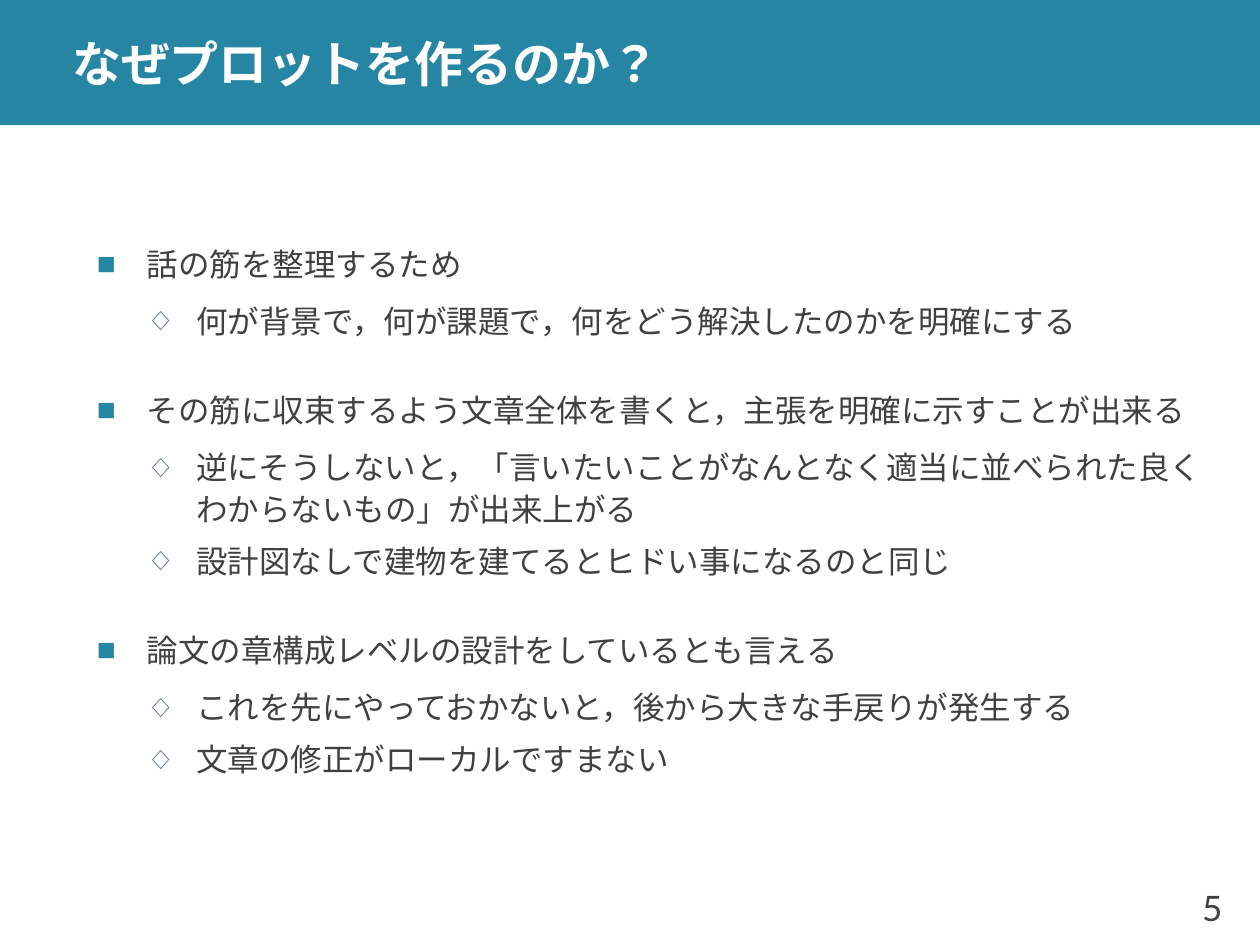
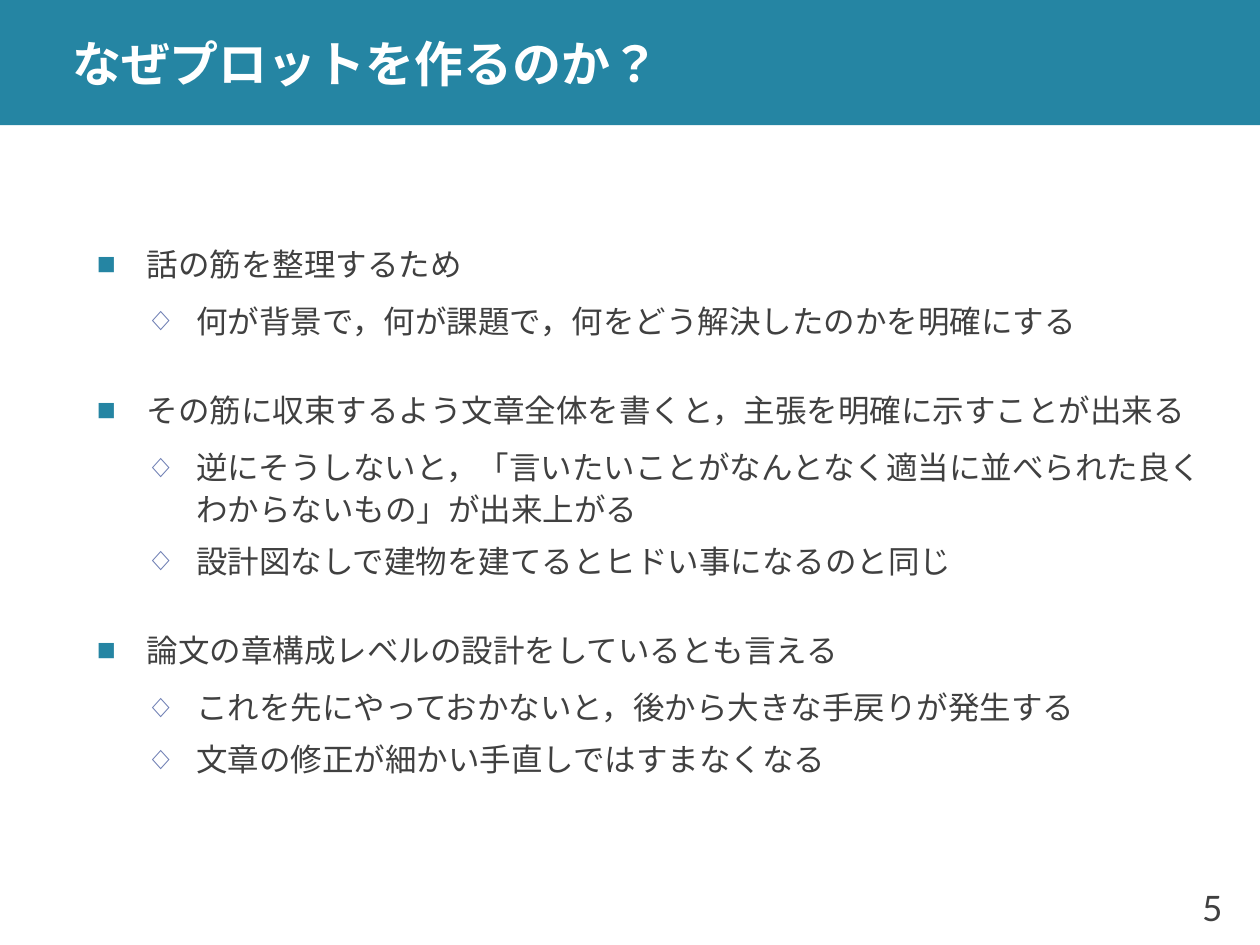
Before and after one commit to shioya-lab/how-to, a slide deck: slide 5 of plot.pptx. Drawn at 1260x945 pixels with LibreOffice and Linux fonts; fonts in the diff are those of the drawing. Boxes give left, top, right and bottom in pixels: in the first picture for what was removed or moved away, otherwise in the second. Text is boxed around its words. In the diff, an @@ line names an element or a change of style, - is before the commit and + after.

Commit message:
plot を v14 に
p.9 親子関係が厳密ではない点を追加
p.20 背景の話題の絞り方を追加
p.33-p.35 属性や話題によるまとめかたを加筆
p.56 全体プロットの親子関係の注意を追加
p.64 イントロの書き出しについての注意を追加

```diff
--- a/plot.pptx
+++ b/plot.pptx
@@ text at (196, 744, 825, 774): text changed @@
-  ◇ 文章の修正がローカルですまない
+  ◇ 文章の修正が細かい手直しではすまなくなる
```
Also in this commit, not shown: 11 other slides changed, 7 slides added, 1 other file.
